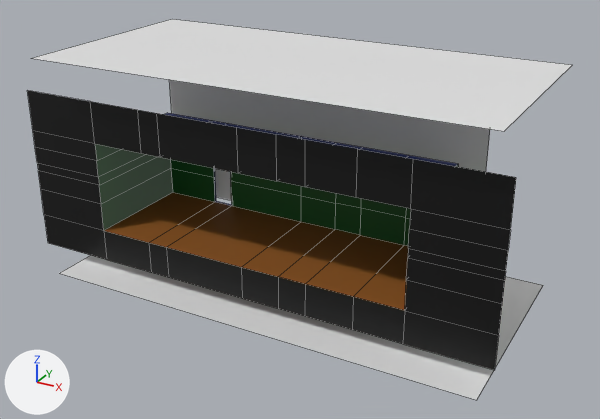
A saved change to the Blender file Assets/Models/blender files/makuuhuone seinät.blend.
One viewpoint serves both versions: a 50 mm lens placed at (49.9, -87.6, 48.3), pointed at (2.0, -0.4, 4.7). Arrows for +X, +Y and +Z are at lower left; the lights stay in place. Mesh edges are drawn as thin lines.

In view in the first picture: 'Cube.001', 'Cube.002', 'Cube.003', 'Unity_9uMKlaP5Jc', 'pohjapiirrus', 'pohjapiirrus.001'.
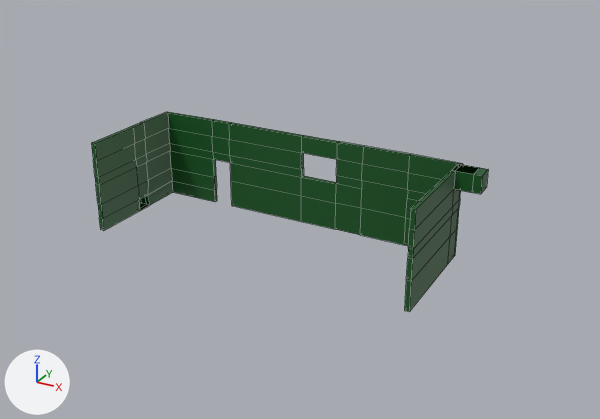
Changed parts and their boxes [x1, y1, x2, y2] in the pictures (600 x 419 px):
'Cube.002', hidden (black): before [27, 90, 516, 370]
'Cube.003', reshaped: before [95, 144, 458, 246]; after [91, 112, 488, 312]
'pohjapiirrus.001', hidden: before [32, 19, 572, 131]
'Cube.001', hidden (brown): before [104, 193, 408, 310]
'pohjapiirrus', hidden: before [60, 255, 543, 400]
'Unity_9uMKlaP5Jc', hidden: before [170, 80, 490, 201]
part 1 of me_cube_002, built on: before [95, 144, 458, 230]; after [91, 112, 488, 312]

Patch to the scene script:
```diff
--- a/Assets/Models/blender files/makuuhuone seinät.blend.py
+++ b/Assets/Models/blender files/makuuhuone seinät.blend.py
@@ me_cube_002 @@
 # used by ob_cube_003; location = (0.0, 0.0, 0.0)
-me_cube_002.from_pydata(...)  # 60 vertices, 40 faces; spans x -23.1..20.9, y -10.2..5.4, z 0.0..12.5
+me_cube_002.from_pydata(...)  # 198 vertices, 196 faces; spans x -27.6..24.7, y -10.2..6.0, z 0.0..12.5
+# me_cube_002 part 1
+# 11 faces are deleted
+# 39 vertices are added at x -27.6..24.7, y -2.4..6.0, z 0.0..12.5
+# 22 new vertices lie (0.0, 0.6, 0.0) away from vertices in x -15.5..14.5, y 5.4, z 0.0..12.5
+# 6 new vertices lie (0.0, 7.8, 0.0) away from vertices in x -23.1, y -10.2, z 0.0..12.5
+# 8 new vertices lie (-0.6, 0.0, 0.0) away from vertices in x -23.1, y -10.2..-2.4, z 0.0..12.5
+# 8 new vertices lie (0.0, 2.3, 0.0) away from vertices in x -23.7..-23.1, y -2.4, z 0.0..12.5
+# 6 new vertices lie (0.0, 0.0, 1.9) away from vertices in x -23.7..-15.5, y -10.2..6.0, z 0.0
+# 6 new vertices lie (0.6, 0.0, 0.0) away from vertices in x 20.9, y -10.2, z 0.0..12.5
+# 6 new vertices lie (0.0, 0.0, -2.3) away from vertices in x -23.7..14.5, y -2.4..6.0, z 12.5
+# 6 new vertices lie (-8.1, -0.2, 0.0) away from vertices in x -15.5, y 6.0, z 0.0..12.5
+# 7 new vertices lie (0.0, 0.0, -2.4) away from vertices in x -23.7..14.5, y -2.4..6.0, z 10.2
+# 6 new vertices lie (0.0, 13.2, 0.0) away from vertices in x 20.9, y -10.2, z 0.0..12.5
+# 6 new vertices lie (-0.2, 13.1, 0.0) away from vertices in x 21.5, y -10.2, z 0.0..12.5
+# 6 new vertices lie (0.0, 2.5, 0.0) away from vertices in x 21.3, y 2.9, z 0.0..12.5
+# 6 new vertices lie (0.0, 0.4, 0.0) away from vertices in x 21.3, y 5.4, z 0.0..12.5
+# 167 new faces join them
 me_cube_002.materials.append(mat_seinät)
@@ ob_pohjapiirrus @@
 ob_pohjapiirrus.scale = (-28.8, 28.8, 28.8)
+ob_pohjapiirrus.hide_set(True)
@@ ob_cube_002 @@
 ob_cube_002.location = (0.0, 0.0, 0.0)
+ob_cube_002.hide_set(True)
@@ ob_pohjapiirrus_001 @@
 ob_pohjapiirrus_001.scale = (-28.8, 28.8, 28.8)
+ob_pohjapiirrus_001.hide_set(True)
@@ ob_unity_9umklap5jc @@
 ob_unity_9umklap5jc.scale = (18.1, 18.1, 18.1)
+ob_unity_9umklap5jc.hide_set(True)
@@ ob_cube_001 @@
 ob_cube_001.location = (0.0, 0.0, 0.0)
+ob_cube_001.hide_set(True)
```
